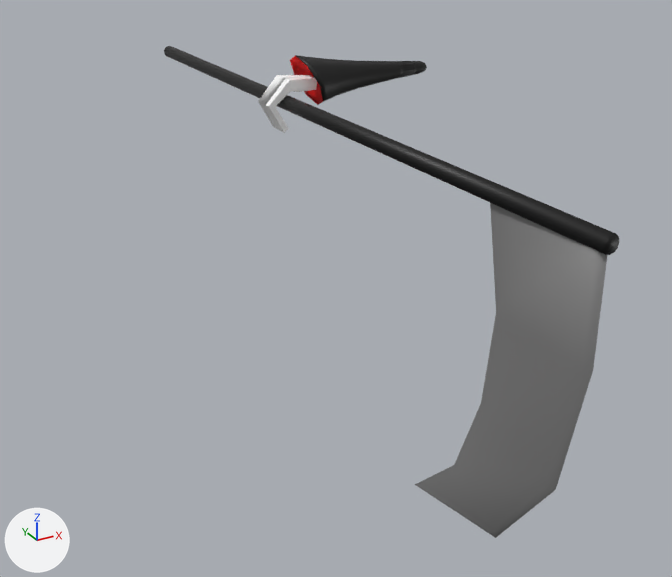
The OBJ model ProyectoFinalCGeIHC/ProyectoFinalCGeIHC/Modelos/PuroHueso_Brazo_R_2.obj as it was, and as the next commit left it.
One viewpoint serves both versions: a camera (50 mm lens) standing at (-1.46, -2.15, 0.47) and looking at (-0.43, -0.29, -0.46). The axes (+X, +Y, +Z) are drawn at lower left. The lights are the same throughout. Where no turn or scale is listed for an object, it has been applied to the vertices.

The first picture shows 'PuroHueso_Brazo_R_2'.
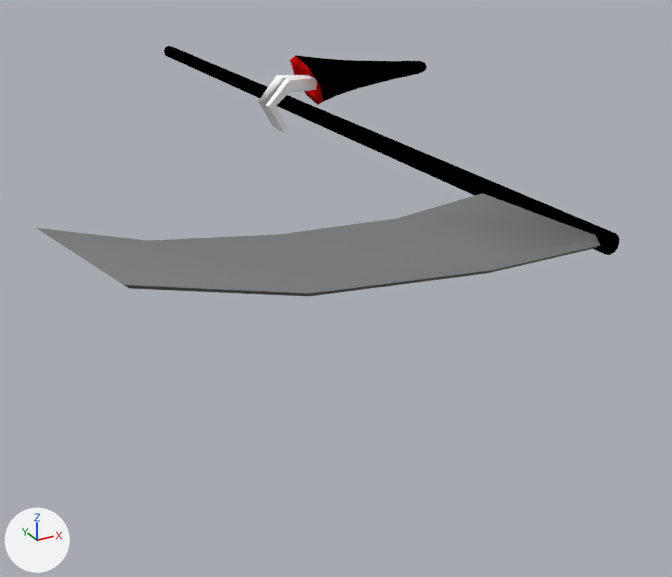
Changed parts and their boxes (x1, y1, x2, y2) in the pictures (672 x 577 px; the box of a moved part takes in the faces that stretch with it):
'PuroHueso_Brazo_R_2', surface changed, reshaped (28% wider, 49% shorter): before (164, 46, 619, 538); after (37, 46, 619, 296)
part 1 of me_purohueso_brazo_r_2, moved or reshaped: before (415, 203, 608, 538); after (37, 193, 600, 296)

What changed in the scene script:
```text
Add img_specular_0_png:
    img_specular_0_png = load_image('Specular_0.png', 'Texturas/Specular_0.png', 32, 32, 'sRGB')
Change mat_cuerpo_purohueso:
    add n3 = _N.new('ShaderNodeTexImage'); n3.name = 'Image Texture.001'
    add n3.image = img_specular_0_png
    where n0 = _N.new('ShaderNodeBsdfPrincipled'); n0.name = 'Principled BSDF'
    add _L.new(n3.outputs[0], n0.inputs[13])  # 'Color' to 'Specular IOR Level'
Change me_purohueso_brazo_r_2:
    where me_purohueso_brazo_r_2.from_pydata(...)  # 195 vertices, 187 faces; spans x -0.49..0.01, y -1.17..0.86, z -0.82..0.06
    used by ob_purohueso_brazo_r_2; location = (0.0, 0.0, 0.0)
    me_purohueso_brazo_r_2 part 1: the loose piece of 17 vertices spanning x -0.44..-0.42, y -1.17..-0.66, z -0.82..-0.05 is turned 90 degrees about the y axis through its middle, then moved by (-0.39, 0.0, 0.39)
```
